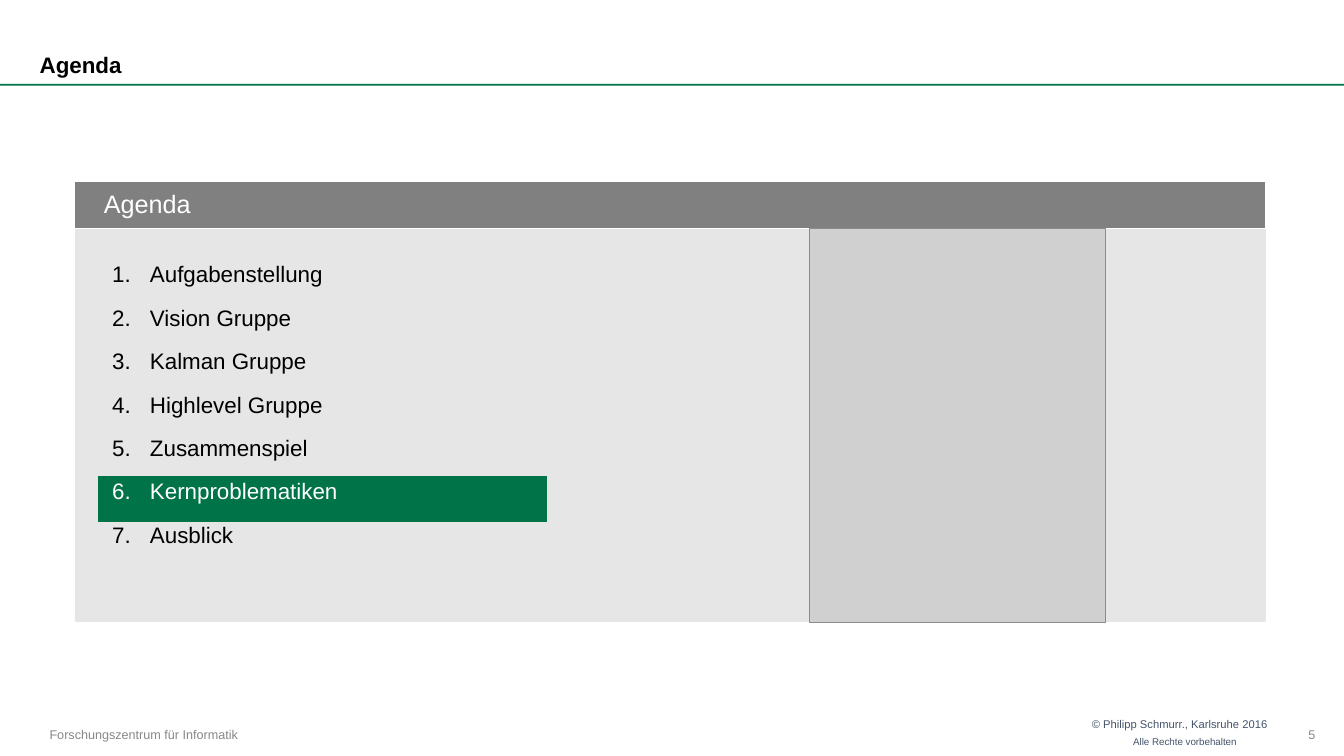
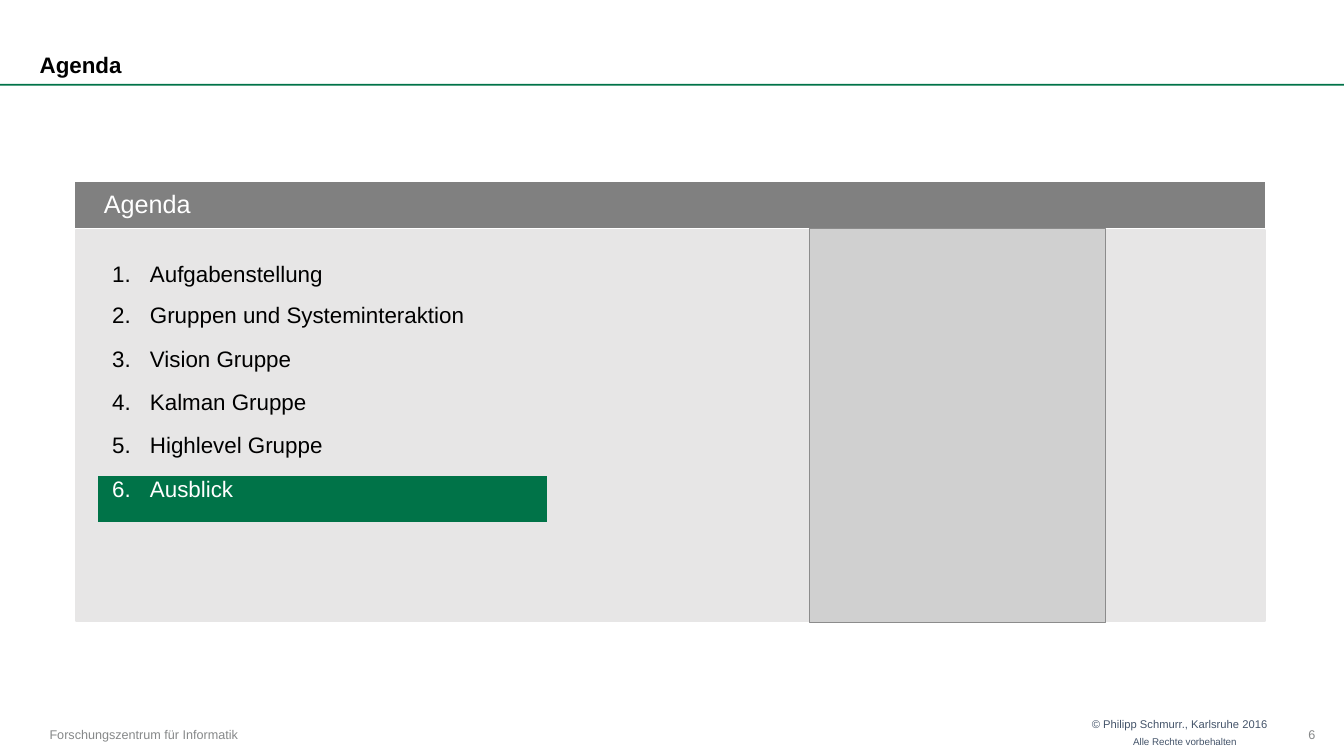
Before and after one commit to OtonoKakuei/robprak1516-documentation, a slide deck: slide 6 of robprak1516-presentation.pptx (slide 5 before the commit). Drawn at 1344x756 pixels with LibreOffice and Linux fonts; fonts in the diff are those of the drawing; grey boxes stand for pictures; background and template pictures are left out. Boxes give left, top, right and bottom in pixels: in the first picture for what was removed or moved away, otherwise in the second. Text is boxed around its words. In the diff, an @@ line names an element or a change of style, - is before the commit and + after.

```diff
--- a/robprak1516-presentation.pptx
+++ b/robprak1516-presentation.pptx
@@ text at [150,306,464,328]: paragraph added @@
+2. Gruppen und Systeminteraktion
@@ text at [150,439,337,504]: paragraphs removed @@
-5. Zusammenspiel
-6. Kernproblematiken
@@ text at [150,480,233,498]: text colour #000000 to #FFFFFF in "Ausblick" @@
```
Also in this commit, not shown: 2 other slides changed, 2 slides added, 2 slides removed, 1 other file.
